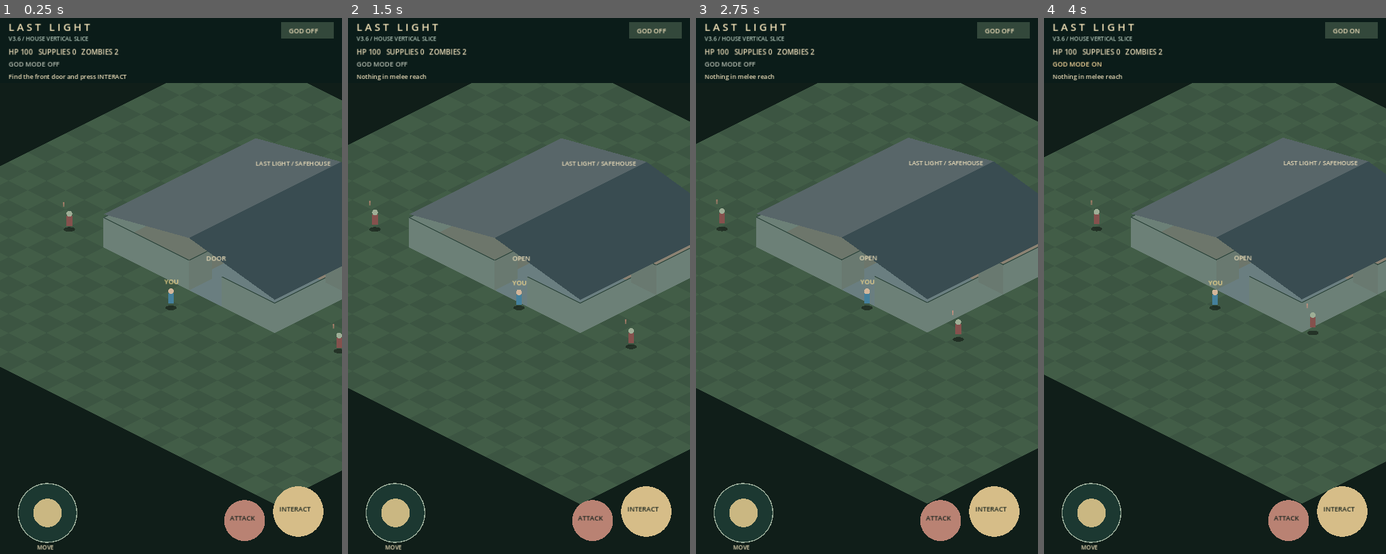
Above: before the commit, frames 1-4 (left to right).
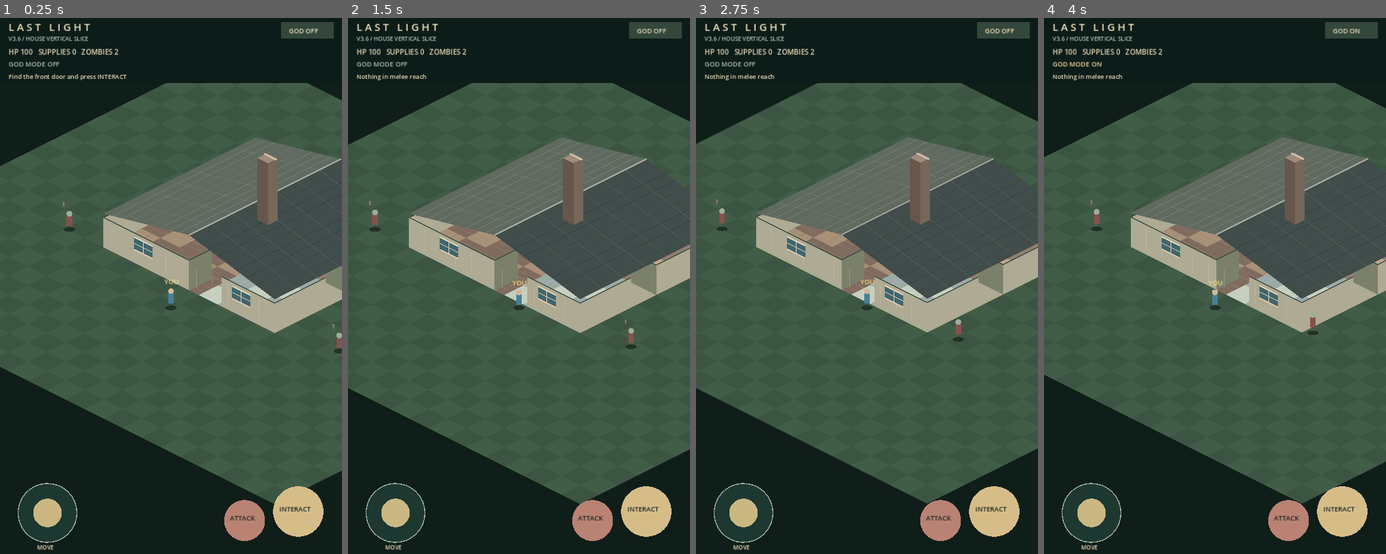
Above: after the commit, the same moments.

Repository: kalashgit/last-light-godot
Game: Godot game, scene res://main.tscn
Same seed, same stepped clock (60 frames per second), same inputs: the game is played once before the commit and once after it.
Inputs (mouse positions are in pixels of both pictures, inside the frame that each line leads up to):
- Up to frame 1 (0.25 s): no input
- Up to frame 2 (1.5 s): tap Enter at 0.5 s; move the mouse to (594, 264) at 0.52 s; hold Right (ui_right) 0.53-1.25 s; tap E at 0.6 s; click (594, 264) at 0.67 s; tap Space at 0.77 s; drag from (450, 318) to (501, 398) at 1.27 s
- Up to frame 3 (2.75 s): move the mouse to (901, 168) at 2.02 s; hold Right (ui_right) from 2.03 s (still down); tap V at 2.1 s
- Up to frame 4 (4 s): release Right (ui_right) at 2.75 s; tap Space at 2.75, 3.77 s; drag from (1197, 398) to (1112, 210) at 2.77 s; tap Enter at 3.5 s; move the mouse to (1317, 371) at 3.52 s; hold Left (ui_left) from 3.53 s (still down); tap G at 3.6 s

The runs differ from the first frame. In frame 1, 6.1% of the frame differs, in the area x 30-100%, y 22-59%; in frame 2, 6.7%, in the area x 17-100%, y 22-59%; in frame 3, 6.6%; in frame 4, 6.2%.

Commit message:
Fix house roof cutaway at thresholds and replace placeholder interiors with room-aware isometric furnishings

Diff:
--- a/scripts/house.gd
+++ b/scripts/house.gd
@@ -212,16 +212,56 @@
  _quad(A, B, _screen(b, height), _screen(a, height), tint)
  draw_line(_screen(a, height), _screen(b, height), Color("344b42"), 2)
 
+# Render-only helpers: visual geometry follows the same tile positions as collisions.
+# These methods never alter item, door, wall, or inventory state.
+func _block_iso(a: Vector2, b: Vector2, height: float, top: Color, right: Color, left: Color) -> void:
+ var east := Vector2(b.x, a.y)
+ var west := Vector2(a.x, b.y)
+ _quad(_screen(east), _screen(b), _screen(b, height), _screen(east, height), right)
+ _quad(_screen(west), _screen(b), _screen(b, height), _screen(west, height), left)
+ _quad(_screen(a, height), _screen(east, height), _screen(b, height), _screen(west, height), top)
+
 func _draw_object(item: Dictionary) -> void:
  var a: Vector2 = item.pos
  var b: Vector2 = a + item.size
- var h := 21.0
- var tint: Color = item.tint
- _quad(_screen(Vector2(b.x, a.y)), _screen(b), _screen(b, h), _screen(Vector2(b.x, a.y), h), tint.darkened(.26))
- _quad(_screen(Vector2(a.x, b.y)), _screen(b), _screen(b, h), _screen(Vector2(a.x, b.y), h), tint.darkened(.4))
- _quad(_screen(a, h), _screen(Vector2(b.x, a.y), h), _screen(b, h), _screen(Vector2(a.x, b.y), h), tint)
+ var center: Vector2 = a + item.size * 0.5
+ var name: String = str(item.name)
+ var floor_center := _screen(center)
+ draw_ellipse_approx(floor_center + Vector2(0, 6), Vector2(maxf(14, item.size.x * TX * 0.68), maxf(7, item.size.y * TY * .86)), Color(0, .04, .03, .26))
+ if name == "BED":
+  _block_iso(a, b, 12, Color("675348"), Color("574439"), Color("4c4037"))
+  _block_iso(a + Vector2(.11, .10), b - Vector2(.11, .10), 15, Color("c3c3b1"), Color("928c81"), Color("a49d8e"))
+  _quad(_screen(a + Vector2(.09, .34), 17), _screen(Vector2(b.x-.09, a.y+.34), 17), _screen(Vector2(b.x-.09, b.y-.07), 17), _screen(Vector2(a.x+.09,b.y-.07), 17), Color("637d86"))
+  _block_iso(a + Vector2(.16, .07), a + Vector2(.61,.30), 19, Color("e1dace"), Color("beb4a7"), Color("b0aaa0"))
+  draw_line(_screen(a + Vector2(.14,.42), 17), _screen(b - Vector2(.13,.15), 17), Color("9caeb0"), 1.8)
+ elif name == "SOFA":
+  _block_iso(a,b,14,Color("786f5b"),Color("554f44"),Color("5e5346"))
+  _block_iso(a,Vector2(b.x,a.y+.18),28,Color("81735e"),Color("655646"),Color("584d41"))
+  _block_iso(a,Vector2(a.x+.13,b.y),22,Color("887866"),Color("655548"),Color("59483e"))
+  _block_iso(Vector2(b.x-.13,a.y),b,22,Color("887866"),Color("5e4d41"),Color("634c40"))
+  _block_iso(a + Vector2(.14,.24), b - Vector2(.14,.10), 17, Color("9c8a70"), Color("665545"),Color("5e5247"))
+  draw_line(_screen(a + Vector2(.7,.23), 18),_screen(a + Vector2(.7,b.y-a.y-.12),18),Color("5d5449"),1.6)
+ elif name == "KITCHEN COUNTER":
+  _block_iso(a,b,32,Color("908271"),Color("5e594e"),Color("656054"))
+  _block_iso(a + Vector2(-.05,-.03),b + Vector2(.04,.05),35,Color("bdb5a3"),Color("817b6f"),Color("817569"))
+  var basin := _screen(center + Vector2(.17,0),36)
+  draw_ellipse_approx(basin,Vector2(11,5),Color("465b5a"))
+  draw_ellipse_approx(basin,Vector2(7,3),Color("9ea8a3"))
+  draw_line(basin + Vector2(-2,-7), basin + Vector2(2,-11), Color("d1d0c2"),2)
+  draw_line(_screen(b + Vector2(-.09,0),15),_screen(b+Vector2(-.09,0),25),Color("b9a48a"),2)
+ elif name == "MEDICINE CABINET":
+  _block_iso(a,b,51,Color("c0c6b9"),Color("667b77"),Color("86918a"))
+  var door_center := _screen(center,32)
+  draw_rect(Rect2(door_center + Vector2(-14,-23), Vector2(24,38)),Color("c0c7bb"))
+  draw_rect(Rect2(door_center + Vector2(-11,-20), Vector2(18,32)),Color("778e8b"))
+  draw_line(door_center+Vector2(-2,-15), door_center+Vector2(-2,5), Color("e0dcc9"),2)
+  draw_line(door_center+Vector2(-9,-5), door_center+Vector2(5,-5),Color("e0dcc9"),2)
+  draw_circle(door_center+Vector2(10,2),2.1,Color("f6dca2"))
+ else:
+  _block_iso(a,b,20,item.tint,item.tint.darkened(.26),item.tint.darkened(.4))
  if not item.searched:
-  _text("+", _screen(a + item.size / 2, 33), 17, Color("edd18d"))
+  var glint := _screen(center,32 if name!="MEDICINE CABINET" else 59)
+  draw_circle(glint + Vector2(9,-5),2,Color("e9cd91"))
 
 func _draw_character(location: Vector2, is_player: bool, phase: float, hurt: bool = false) -> void:
  var p: Vector2 = _screen(location)
@@ -241,49 +281,109 @@
   vertices.append(center + Vector2(cos(a) * radii.x, sin(a) * radii.y))
  _poly(vertices, color)
 
+func _interior_visual_state() -> String:
+ # Only a player INSIDE the physical building removes roof/occluding walls.
+ # A player touching the door, exterior wall, or porch never triggers cutaway.
+ if Rect2(.35,.35,8.30,7.30).has_point(player):
+  return "INSIDE"
+ if HOME.grow(.95).has_point(player):
+  return "EDGE"
+ return "OUTSIDE"
+
+func _draw_room_floor(tile: Vector2) -> void:
+ var is_top := tile.y < 4.0
+ var is_left := tile.x < 4.5
+ var kitchen := is_top and is_left
+ var bedroom := is_top and not is_left
+ var living := not is_top and is_left
+ var main_col := Color("89948d") if kitchen else Color("917d6b") if bedroom else Color("806c5e") if living else Color("9caaa6")
+ var contrast := Color("adbaad") if kitchen else Color("c0a688") if bedroom else Color("a78f78") if living else Color("c6cfbf")
+ var east := tile + Vector2(1,0)
+ var south := tile + Vector2(1,1)
+ var west := tile + Vector2(0,1)
+ _quad(_screen(tile),_screen(east),_screen(south),_screen(west),main_col if int(tile.x+tile.y)%3!=0 else contrast)
+ if kitchen or (not kitchen and not bedroom and not living):
+  draw_line(_screen(tile + Vector2(.5,0)),_screen(tile + Vector2(.5,1)),Color("e7e3d1",.28),1)
+ else:
+  for j in range(2):
+   var phase := float(j+1)/3.0
+   draw_line(_screen(tile + Vector2(0,phase)),_screen(tile + Vector2(1,phase)),Color("dbc9a6",.23),1.0)
+  draw_line(_screen(tile+Vector2(.58,0)),_screen(tile+Vector2(.58,.5)),Color("473e35",.20),1)
+
 func _draw_house() -> void:
- var inside := HOME.has_point(player)
+ var state := _interior_visual_state()
+ var inside := state == "INSIDE"
  for y in range(8):
   for x in range(9):
-   var tile := Vector2(x, y)
-   var tint := Color("7b7264") if x < 4 else Color("8b8273")
-   if y >= 4:
-    tint = Color("6d766b") if x < 4 else Color("6a7e80")
-   _quad(_screen(tile), _screen(tile + Vector2(1, 0)), _screen(tile + Vector2(1, 1)), _screen(tile + Vector2(0, 1)), tint)
+   _draw_room_floor(Vector2(x,y))
  if inside:
-  for item in items:
-   _draw_object(item)
+  # Render the far walls, retain every floor and item. Only foreground wall
+  # faces occluding the camera are cut away after *actual interior entry*.
   for wall in walls:
    var a: Vector2 = wall.a
    var b: Vector2 = wall.b
-   # Remove only camera-facing exterior walls; far walls stay solid.
-   if wall.exterior and (absf(a.y - 8) < .001 and absf(b.y - 8) < .001 or absf(a.x - 9) < .001 and absf(b.x - 9) < .001):
+   if wall.exterior and (is_equal_approx(a.y,8.0) and is_equal_approx(b.y,8.0) or is_equal_approx(a.x,9.0) and is_equal_approx(b.x,9.0)):
     continue
-   _draw_wall(a, b, WALL_HEIGHT if wall.exterior else 45, Color("5d7168") if wall.exterior else Color("56645a"))
+   var height := WALL_HEIGHT if wall.exterior else 41.0
+   _draw_wall(a,b,height,Color("c0ac92") if wall.exterior else Color("9e9884"))
+   draw_line(_screen(a,9),_screen(b,9),Color("e9d5b7",.8),2.0)
+   draw_line(_screen(a,height-5),_screen(b,height-5),Color("e4d7bf",.42),1.0)
+   if wall.exterior:
+    for k in range(1,9):
+     var pt: Vector2 = a.lerp(b,float(k)/9.0)
+     draw_line(_screen(pt,14),_screen(pt,height-8),Color("725a48",.12),1.0)
+  for item in items:
+   _draw_object(item)
   for door in doors:
-   var c: Vector2 = (door.a + door.b) / 2
    if not door.open:
-    _draw_wall(door.a, door.b, 38, Color("875d43"))
+    _draw_wall(door.a,door.b,35,Color("80624b"))
+    draw_line(_screen(door.a,36),_screen(door.b,36),Color("d5b997"),2)
    else:
-    draw_circle(_screen(c), 6, Color("b0deb2"))
-   _text("OPEN" if door.open else "DOOR", _screen(c, 49), 12, Color("bce2c1") if door.open else Color("ebcea0"))
+    var mid: Vector2 = (door.a + door.b)*.5
+    draw_circle(_screen(mid),4,Color("b1d7b0"))
  else:
-  # Full opaque roof and walls. Geometry remains unchanged for collision.
+  # OUTSIDE and EDGE ALWAYS render full structure regardless of proximity.
   for wall in walls:
-   _draw_wall(wall.a, wall.b, WALL_HEIGHT, Color("6c8077") if wall.exterior else Color("697970"))
-  var a := _screen(Vector2(0, 0), 70)
-  var b := _screen(Vector2(9, 0), 70)
-  var c := _screen(Vector2(9, 8), 70)
-  var d := _screen(Vector2(0, 8), 70)
-  var ridge_a := _screen(Vector2(4.5, 0), 110)
-  var ridge_b := _screen(Vector2(4.5, 8), 110)
-  _quad(a, ridge_a, ridge_b, d, Color("586669"))
-  _quad(ridge_a, b, c, ridge_b, Color("394c51"))
-  _text("LAST LIGHT / SAFEHOUSE", _screen(Vector2(3.0, 3), 132), 13)
-  var front: Dictionary = doors[0]
-  var center: Vector2 = (front.a + front.b) / 2
-  _text("OPEN" if front.open else "DOOR", _screen(center, 80), 14)
-
+   if wall.exterior:
+    _draw_wall(wall.a,wall.b,WALL_HEIGHT,Color("aeaa93"))
+   else:
+    _draw_wall(wall.a,wall.b,WALL_HEIGHT,Color("7b806b"))
+  for k in range(1,11):
+   var t := float(k)/11.0
+   var front_pt := Vector2(t*9,8)
+   var rear_pt := Vector2(t*9,0)
+   draw_line(_screen(front_pt,12),_screen(front_pt,WALL_HEIGHT-10),Color("f2e7cd",.19),1)
+   draw_line(_screen(rear_pt,12),_screen(rear_pt,WALL_HEIGHT-10),Color("e1d4bc",.14),1)
+  # Window glass, frames and sill on the real front facade.
+  for wx in [2.1,7.25]:
+   var left := Vector2(wx-.48,8)
+   var right := Vector2(wx+.48,8)
+   _quad(_screen(left,29),_screen(right,29),_screen(right,53),_screen(left,53),Color("3f666d"))
+   draw_line(_screen(left,54),_screen(right,54),Color("e9d6b9"),2.5)
+   draw_line(_screen(left,28),_screen(right,28),Color("dfcab0"),2.5)
+   draw_line(_screen(Vector2(wx,8),29),_screen(Vector2(wx,8),53),Color("e9d6b9"),1.8)
+   draw_line(_screen(left,41),_screen(right,41),Color("e0ccb3"),1.6)
+  # Two pitched roof planes and repeated original shingles on a 2:1 iso grid.
+  var a := _screen(Vector2(0,0),71)
+  var b := _screen(Vector2(9,0),71)
+  var c := _screen(Vector2(9,8),71)
+  var d := _screen(Vector2(0,8),71)
+  var ridge_a := _screen(Vector2(4.5,0),116)
+  var ridge_b := _screen(Vector2(4.5,8),116)
+  _quad(a,ridge_a,ridge_b,d,Color("606a60"))
+  _quad(ridge_a,b,c,ridge_b,Color("414d4b"))
+  draw_line(ridge_a,ridge_b,Color("a6a99a"),3)
+  for j in range(1,9):
+   var t := float(j)/9.0
+   draw_line(a.lerp(ridge_a,t),d.lerp(ridge_b,t),Color("ccd0b8",.21),1)
+   draw_line(ridge_a.lerp(b,t),ridge_b.lerp(c,t),Color("172a2b",.36),1)
+  for j in range(1,7):
+   var t := float(j)/7.0
+   draw_line(a.lerp(d,t),ridge_a.lerp(ridge_b,t),Color("d4cbb9",.14),1)
+   draw_line(ridge_a.lerp(ridge_b,t),b.lerp(c,t),Color("dfddd1",.14),1)
+  # Chimney and skylight are dedicated geometry, not placeholder blocks.
+  _block_iso(Vector2(2.6,2.0),Vector2(3.15,2.50),130,Color("9e8b7b"),Color("766759"),Color("66564b"))
+  draw_line(_screen(Vector2(2.54,2.10),130),_screen(Vector2(3.2,2.10),130),Color("d3c4b0"),3)
 func _draw_ui() -> void:
  var size := get_viewport_rect().size
  var dark := Color("0b1c19")
